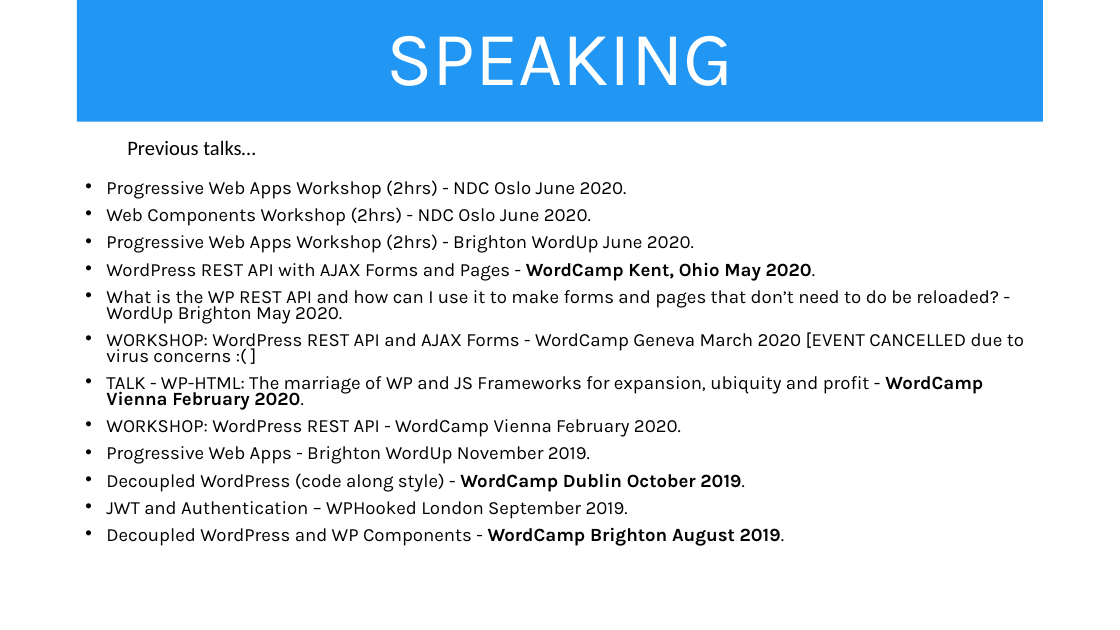
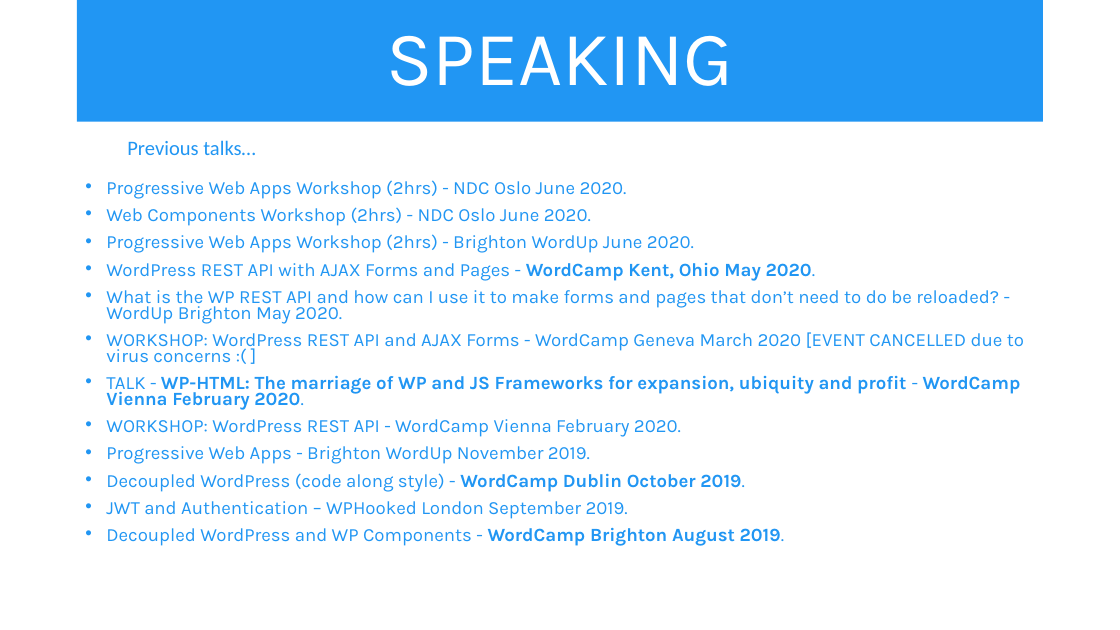
Before and after one commit to iwswordpress/rest, a slide deck: slide 5 of rest-api-workshop.pptx. Drawn at 1120x630 pixels with LibreOffice and Linux fonts; fonts in the diff are those of the drawing. Boxes give left, top, right and bottom in pixels: in the first picture for what was removed or moved away, otherwise in the second. Text is boxed around its words. In the diff, an @@ line names an element or a change of style, - is before the commit and + after.

```diff
--- a/rest-api-workshop.pptx
+++ b/rest-api-workshop.pptx
@@ text "Previous talks…" at <box>106,140,1024,546</box>: text colour #000000 to #2196F3; bold on in "WP-HTML: The marriage of WP and JS ..." @@
```
Also in this commit, not shown: 5 other slides changed, 2 other files.
